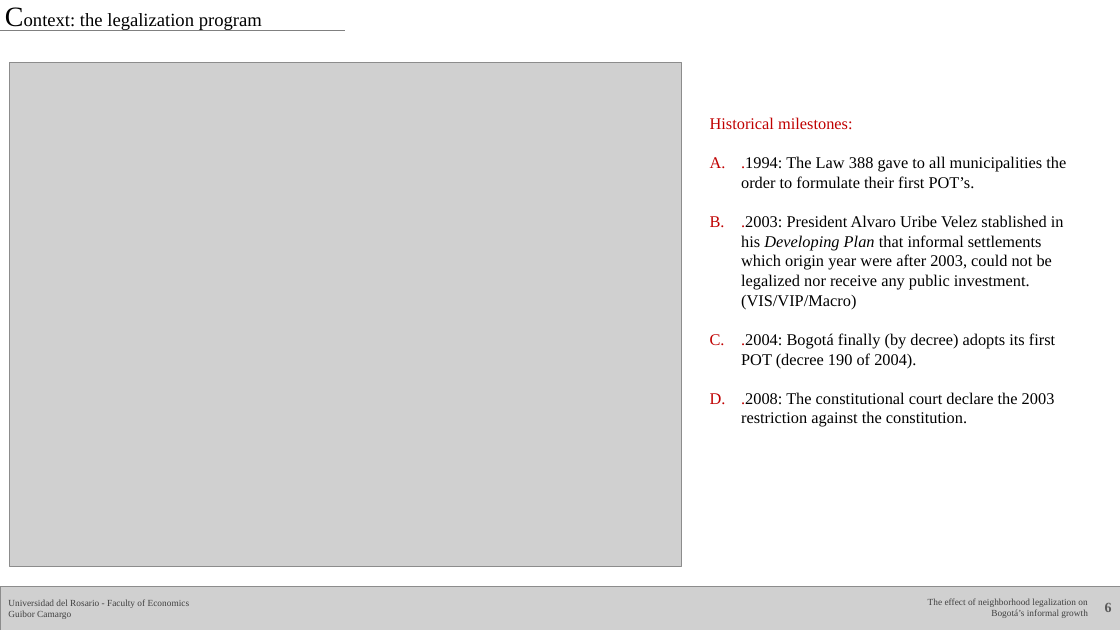
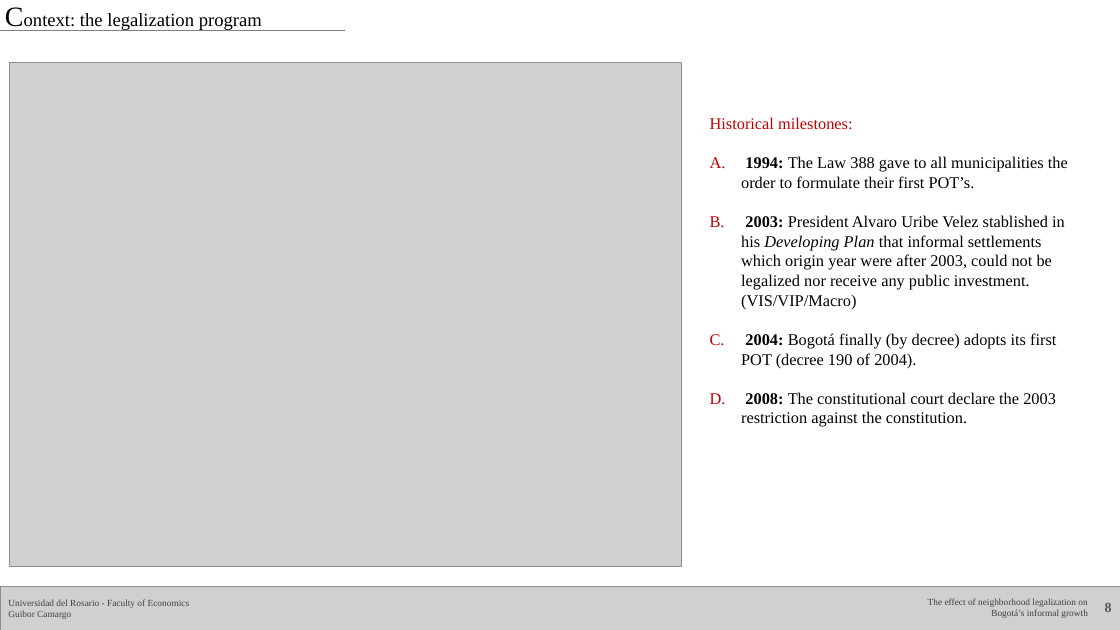
Before and after one commit to Guibi1994/Neighborhood_Legalization, a slide deck: slide 8 of 05_presentations/01_Primera version.pptx (slide 6 before the commit). Drawn at 1120x630 pixels with LibreOffice and Linux fonts; fonts in the diff are those of the drawing; grey boxes stand for pictures. Boxes give left, top, right and bottom in pixels: in the first picture for what was removed or moved away, otherwise in the second. Text is boxed around its words. In the diff, an @@ line names an element or a change of style, - is before the commit and + after.

```diff
--- a/05_presentations/01_Primera version.pptx
+++ b/05_presentations/01_Primera version.pptx
@@ text at <box>741,156,1068,427</box>: size 14 to 1 pt, bold on in ".1994:", ".2003:", ".2004:", ".2008:" @@
@@ page number at <box>1105,603,1112,612</box>: text changed @@
-6
+8
```
Also in this commit, not shown: 4 other slides changed, 3 slides added, 1 slide removed, 7 other files.
